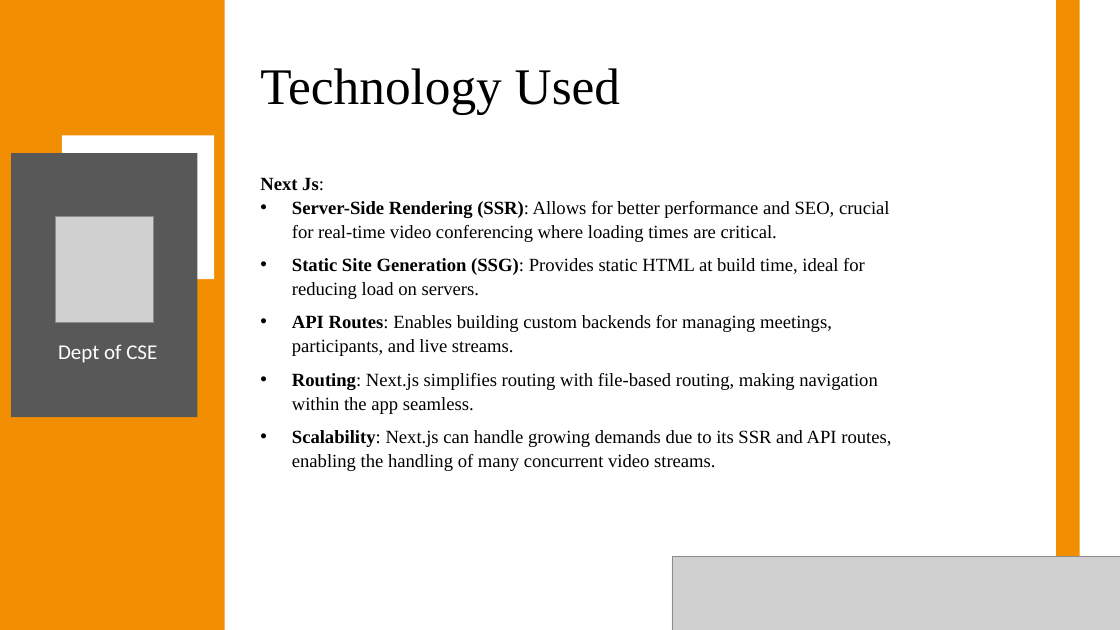
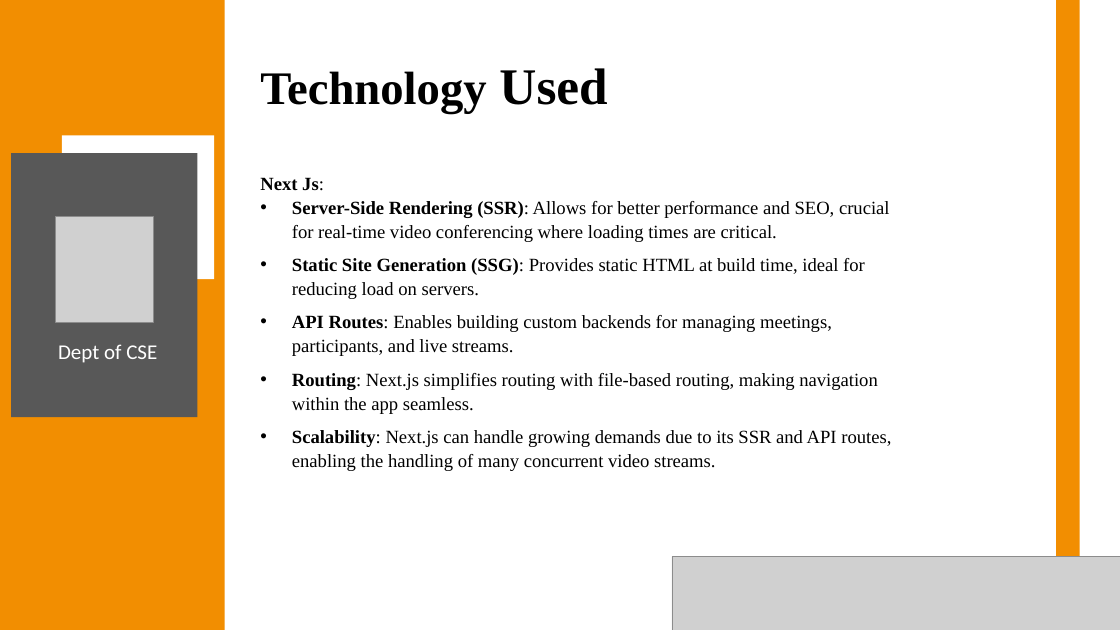
Before and after one commit to Anish202020/7th-Semester, a slide deck: slide 13 of Report & PPT/Project Work/Ppt/Callify Synopsis.pptx (slide 8 before the commit). Drawn at 1120x630 pixels with LibreOffice and Linux fonts; fonts in the diff are those of the drawing; grey boxes stand for pictures. Boxes give left, top, right and bottom in pixels: in the first picture for what was removed or moved away, otherwise in the second. Text is boxed around its words. In the diff, an @@ line names an element or a change of style, - is before the commit and + after.

```diff
--- a/Report & PPT/Project Work/Ppt/Callify Synopsis.pptx
+++ b/Report & PPT/Project Work/Ppt/Callify Synopsis.pptx
@@ title "Technology Used" at (260,68,607,114): size 44 to 40 pt in "Technology"; bold on @@
```
Also in this commit, not shown: 17 other slides changed, 7 slides added.
